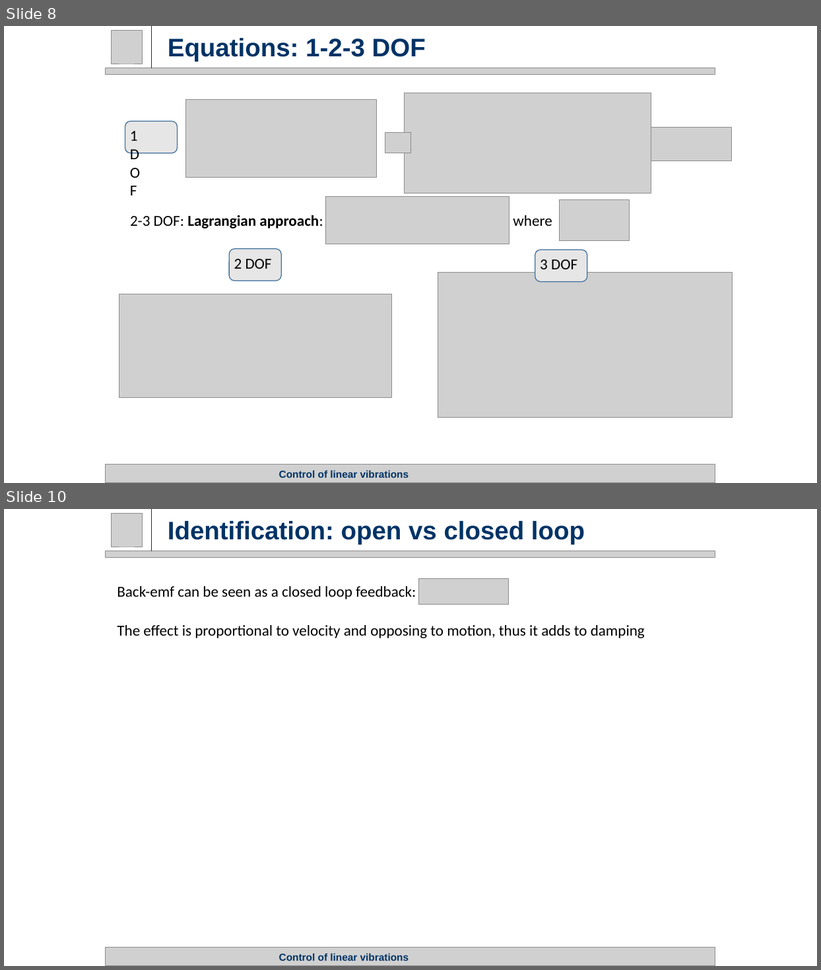
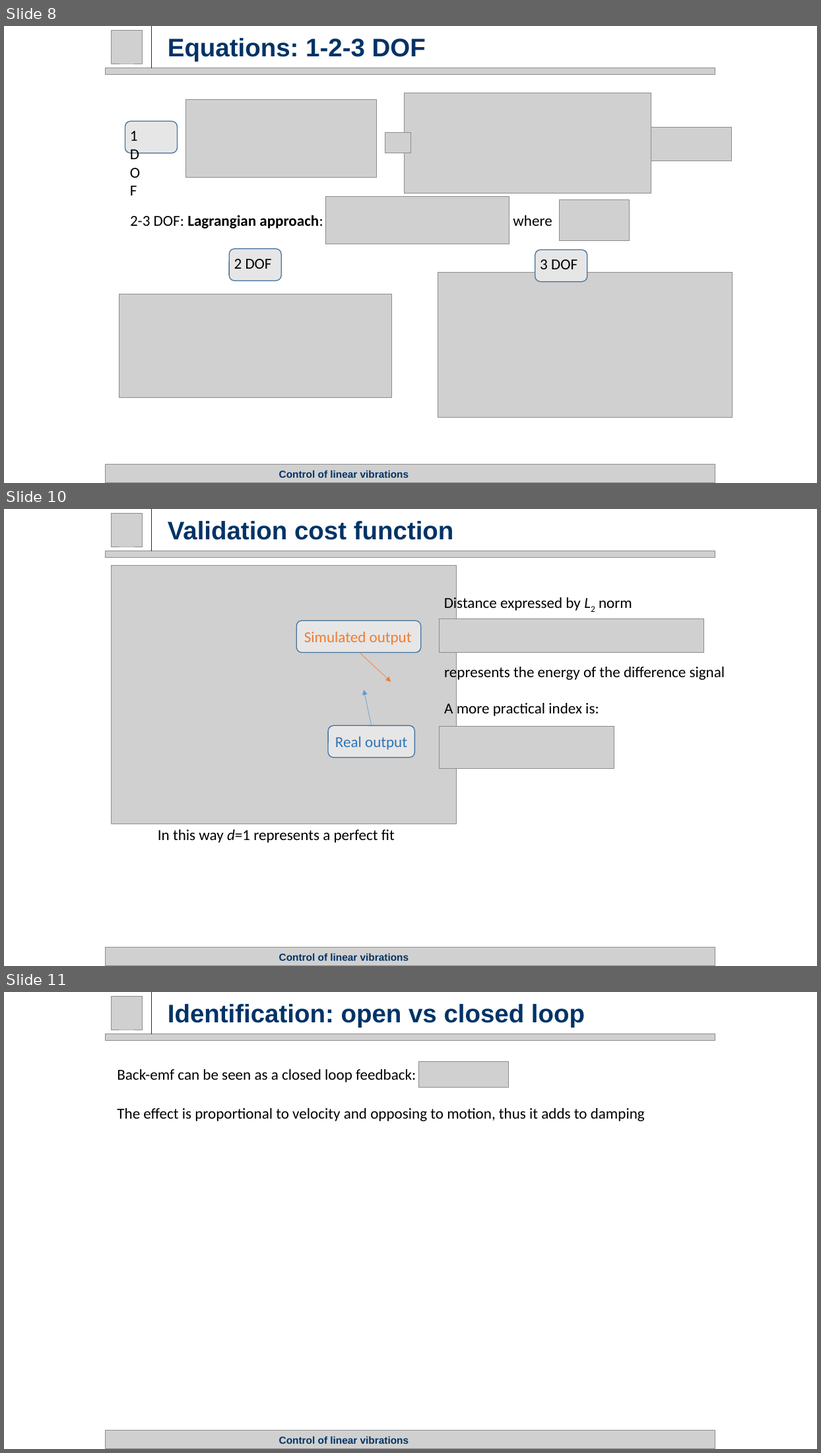
Before and after one commit to rssalessio/Control-Linear-Vibrations, a slide deck: finalPresentation/Part 1/Part1.pptx. Shown one above the other, each under a label of ours: slides 8 and 10 before the commit, slides 8, 10 and 11 after it; the slides between them are not shown. The pictures are 821x970 and 821x1453 pixels, drawn with LibreOffice and Linux fonts; fonts in the diff are those of the drawing; grey boxes stand for pictures. Boxes give left, top, right and bottom in pixels: in the first picture for what was removed or moved away, otherwise in the second. Text is boxed around its words. In the diff, an @@ line names an element or a change of style, - is before the commit and + after.

```diff
--- a/finalPresentation/Part 1/Part1.pptx
+++ b/finalPresentation/Part 1/Part1.pptx
@@ slide 10 added at bbox=[4, 509, 817, 966], background #FFFFFF @@
@@ picture added at bbox=[112, 513, 143, 547] @@
@@ line added from (152, 551) to (152, 509), #003366 0.75 pt @@
@@ title added at bbox=[168, 521, 454, 540], 30 pt, text #003366, bold @@
+Validation cost function
@@ picture added at bbox=[106, 551, 716, 558] @@
@@ picture added at bbox=[112, 566, 457, 824] @@
@@ text added at bbox=[444, 595, 632, 612], 18 pt, text #000000 @@
+Distance expressed by L2 norm
@@ rounded rectangle added at bbox=[297, 621, 421, 652], fill #E7E6E6, outline #43739E 1 pt @@
@@ picture added at bbox=[440, 619, 705, 652] @@
@@ text added at bbox=[304, 632, 412, 645], 18 pt, text #ED7D31 @@
+Simulated output
@@ arrow added from (360, 652) to (391, 682), #ED7D31 0.5 pt @@
@@ text added at bbox=[444, 664, 725, 716], 18 pt, text #000000 @@
+represents the energy of the difference signal
+A more practical index is:
@@ arrow added from (372, 725) to (364, 690), #5B9BD5 0.5 pt @@
@@ rounded rectangle added at bbox=[329, 725, 415, 757], fill #E7E6E6, outline #43739E 1 pt @@
@@ picture added at bbox=[439, 726, 614, 769] @@
@@ text added at bbox=[335, 737, 407, 750], 18 pt, text #2E75B6 @@
+Real output
@@ text added at bbox=[158, 830, 395, 843], 18 pt, text #000000 @@
+In this way d=1 represents a perfect fit
@@ picture added at bbox=[106, 948, 716, 966] @@
@@ title added at bbox=[279, 954, 409, 961], 12 pt, text #003366, bold @@
+Control of linear vibrations
@@ what was slide 10 is now slide 11 @@
```
Also in this commit, not shown: 3 slides changed, 1 other slide added, 2 other files.
